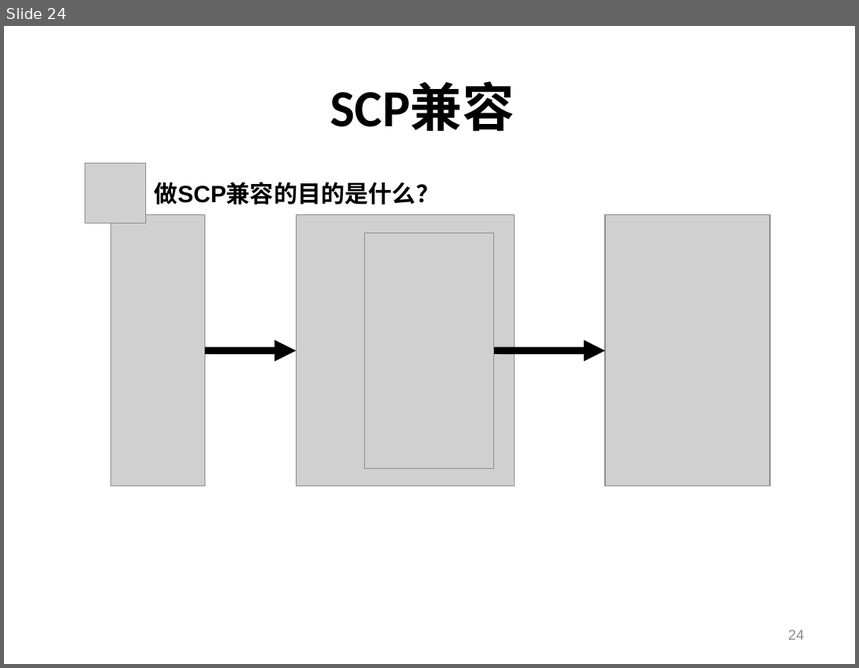
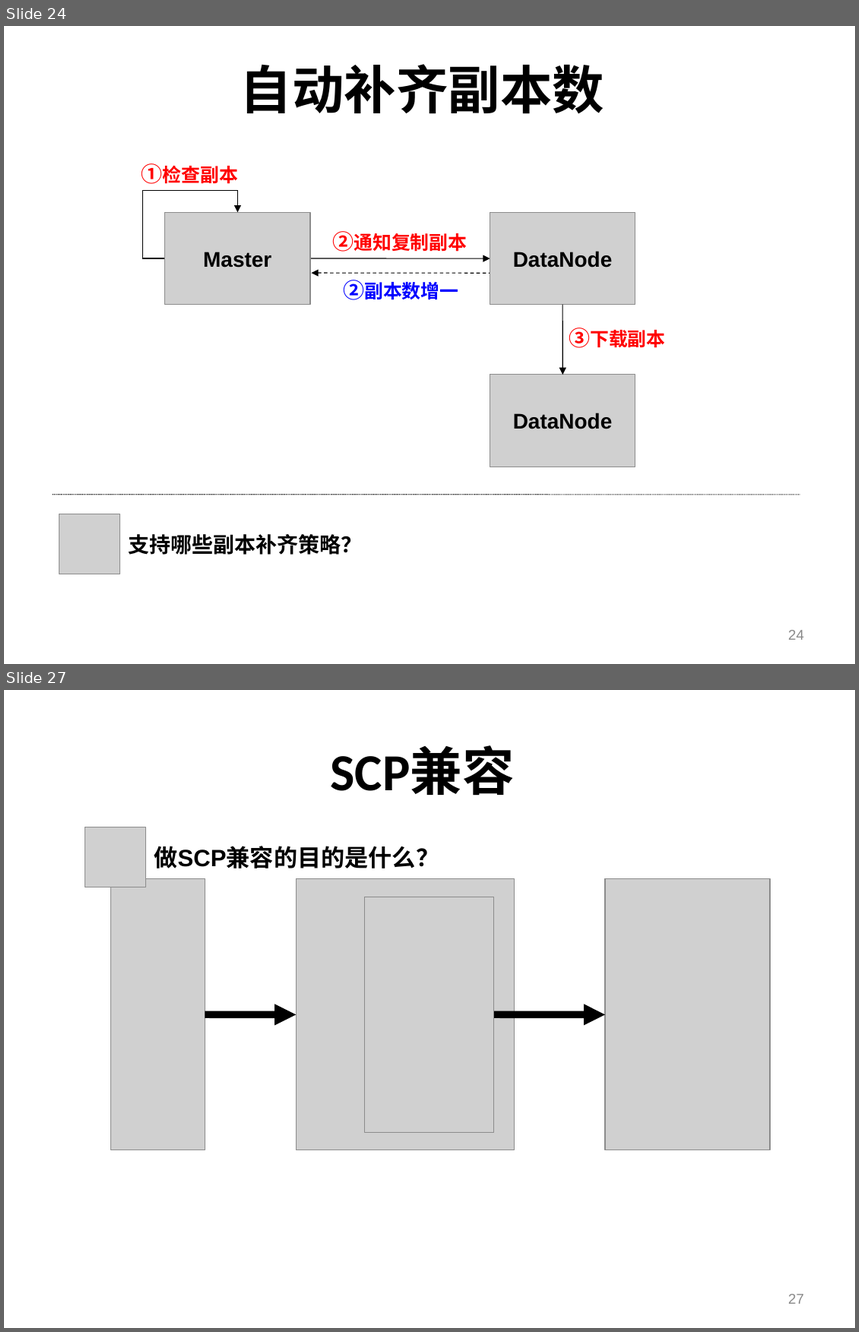
Before and after one commit to shtzr840329/mooon, a slide deck: applications/lightfs/doc/portableDFS-便携式分布式文件系统.ppt. Shown one above the other, each under a label of ours: slide 24 before the commit, slides 24 and 27 after it; the slides between them are not shown. The pictures are 859x668 and 859x1332 pixels, drawn with LibreOffice and Linux fonts; fonts in the diff are those of the drawing; grey boxes stand for pictures; background and template pictures are left out. Boxes give left, top, right and bottom in pixels: in the first picture for what was removed or moved away, otherwise in the second. Text is boxed around its words. In the diff, an @@ line names an element or a change of style, - is before the commit and + after.

```diff
--- a/applications/lightfs/doc/portableDFS-便携式分布式文件系统.ppt
+++ b/applications/lightfs/doc/portableDFS-便携式分布式文件系统.ppt
@@ slide 24 added at bbox=[4, 26, 855, 664], background picture (left out) @@
@@ title added at bbox=[240, 64, 604, 114], 44 pt, text #000000, bold @@
+自动补齐副本数
@@ text added at bbox=[131, 156, 248, 190], 16 pt, text #FF0000, bold @@
+①检查副本
@@ elbow arrow added from (165, 259) to (238, 212), #000000 0.74 pt @@
@@ picture added at bbox=[165, 212, 310, 304] @@
@@ text added at bbox=[309, 224, 491, 259], 16 pt, text #FF0000, bold @@
+②通知复制副本
@@ picture added at bbox=[490, 212, 636, 304] @@
@@ text added at bbox=[203, 252, 272, 268], 18 pt, text #000000, bold @@
+Master
@@ text added at bbox=[513, 251, 613, 268], 18 pt, text #000000, bold @@
+DataNode
@@ text added at bbox=[310, 273, 492, 307], 16 pt, text #0000FF, bold @@
+②副本数增一
@@ arrow added from (310, 259) to (490, 259), #000000 0.74 pt @@
@@ arrow added from (491, 273) to (311, 273), #000000 0.74 pt dashed @@
@@ text added at bbox=[559, 321, 677, 354], 16 pt, text #FF0000, bold @@
+③下载副本
@@ arrow added from (563, 304) to (563, 375), #000000 0.74 pt @@
@@ picture added at bbox=[490, 375, 636, 467] @@
@@ text added at bbox=[513, 413, 613, 430], 18 pt, text #000000, bold @@
+DataNode
@@ line added from (53, 495) to (800, 495), #000000 0.74 pt dashed @@
@@ picture added at bbox=[59, 515, 120, 575] @@
@@ text added at bbox=[128, 534, 362, 555], 18 pt, text #000000, bold @@
+支持哪些副本补齐策略？
@@ page number added at bbox=[788, 630, 804, 640], 12 pt, text #898989 @@
+24
@@ what was slide 24 is now slide 27 @@
@@ page number at bbox=[788, 1294, 804, 1304]: text changed @@
-24
+27
```
Also in this commit, not shown: 12 slides changed, 7 other slides added, 4 slides removed.
